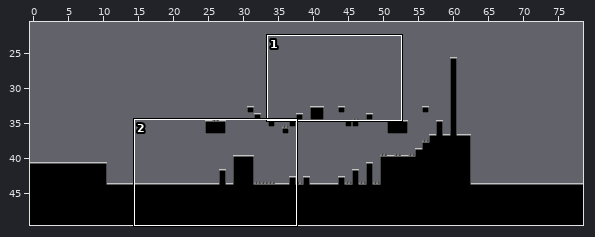
Two states of a Tiled map (JSON), src/assets/tilemaps/map.json. The picture above shows the old version from afar; the outline marks the close-up.
Close-up. Before the edit:
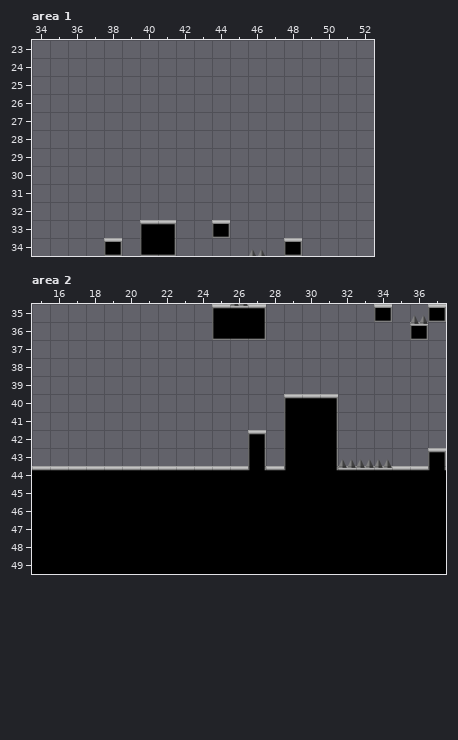
Cells are 64x64 px. Shown: area 1 x 34..52, y 23..34; area 2 x 15..37, y 35..49. The commit also changed other parts of the map, which this record leaves out.
After the commit:
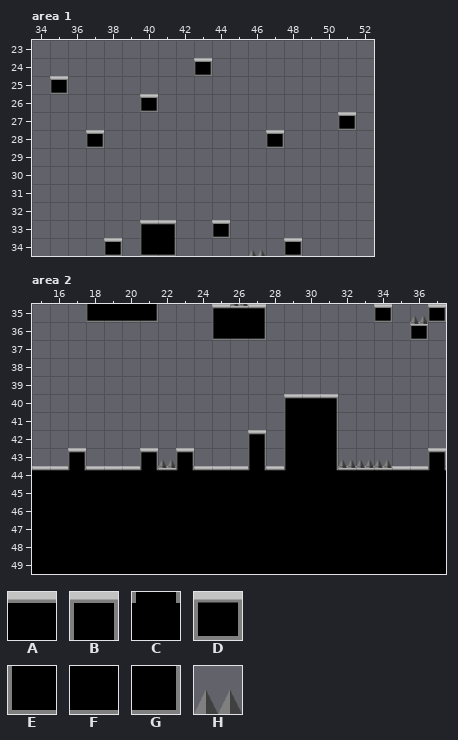
Key: from "tileset": A 1, B 3, C 6, D 9, E 15, F 16, G 19, H 21.
_ is an empty cell.
Objects are placed by their top-left corner, in cells (3,4 is the top-left corner of cell 3,4); size is 1x1 cell unless given.
The edit:
Layer "Platforms", area 1:
y 24: x 43 _ -> D
y 25: x 35 _ -> D
y 26: x 40 _ -> D
y 27: x 51 _ -> D
y 28: x 37 _ -> D; x 47 _ -> D
Layer "Platforms", area 2:
y 35: x 18..21 ____ -> EFFG
y 43: x 17 _ -> B; x 21 _ -> B; x 23 _ -> B
y 44: x 17 A -> C; x 21 A -> C; x 23 A -> C
Layer "Spikes", area 2:
added: H at 22,43.1
